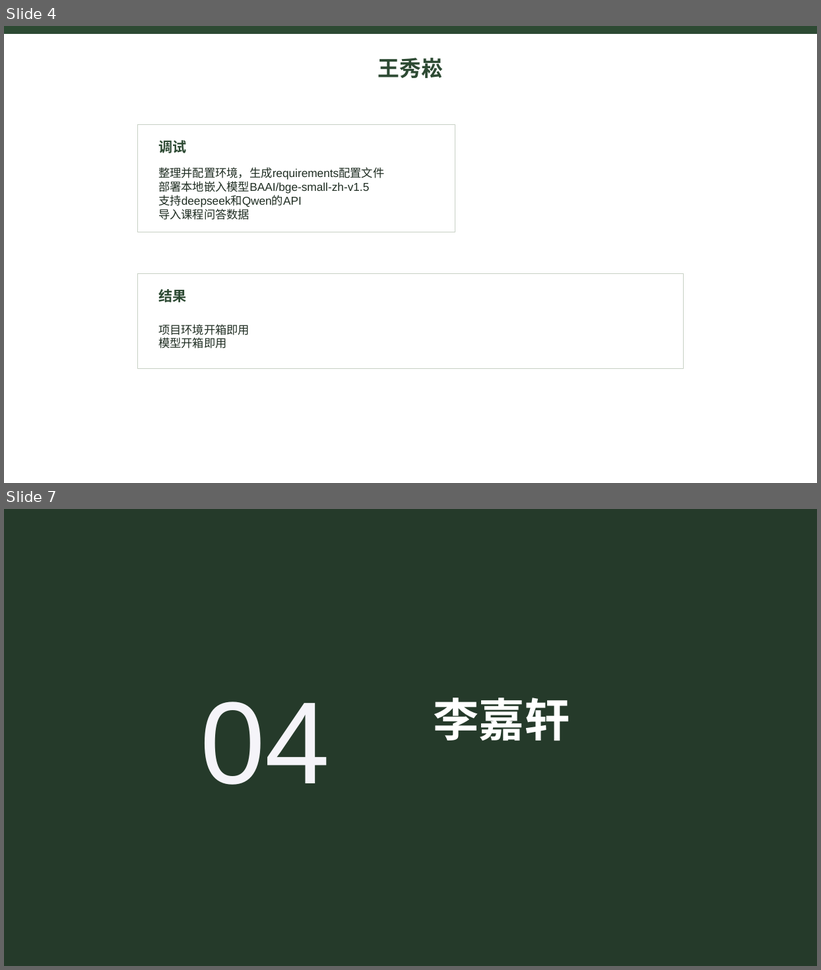
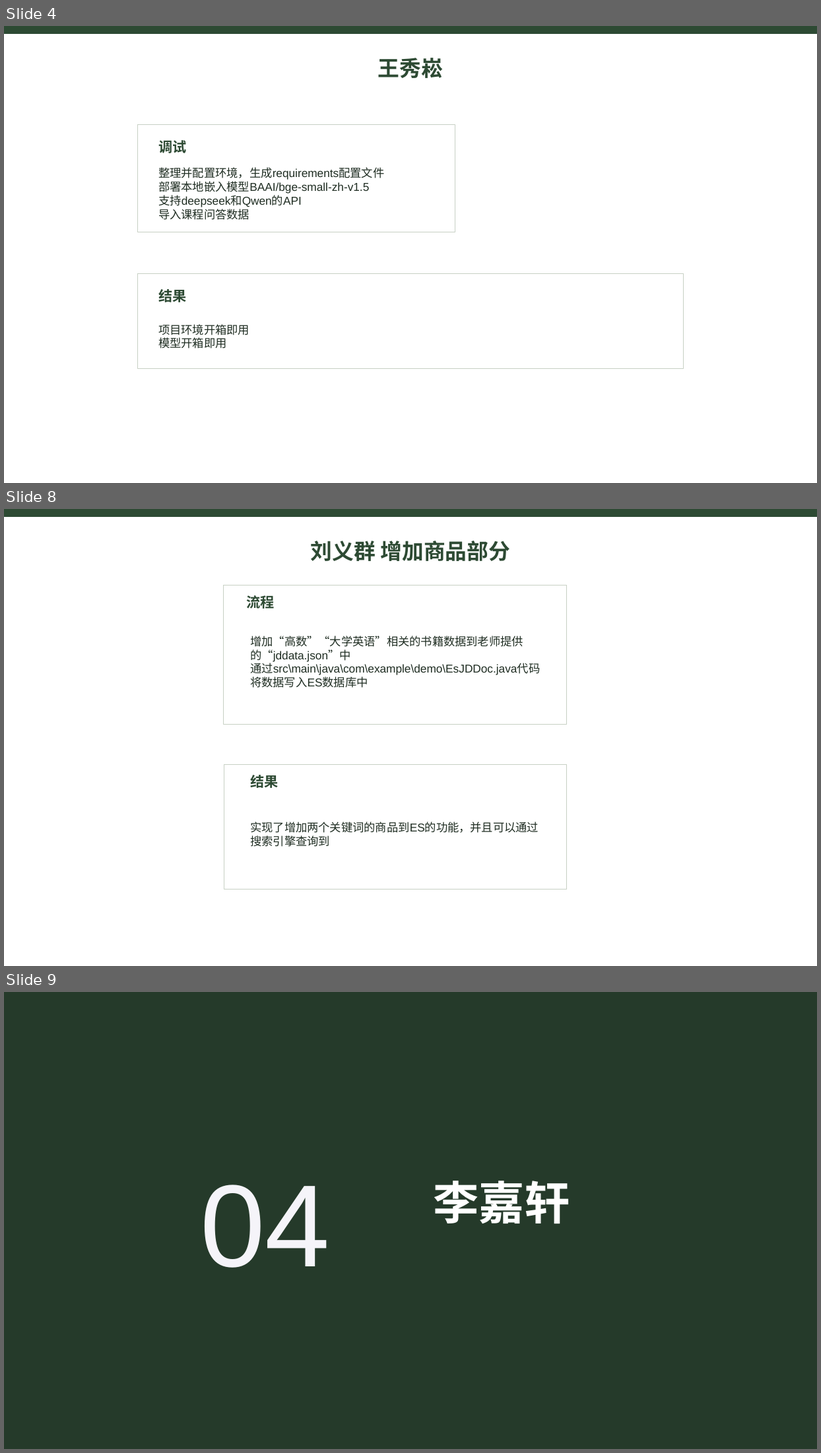
Before and after one commit to fivekilo/myrag, a slide deck: report/搜索引擎总结.pptx. Shown one above the other, each under a label of ours: slides 4 and 7 before the commit, slides 4, 8 and 9 after it; the slides between them are not shown. The pictures are 821x970 and 821x1453 pixels, drawn with LibreOffice and Linux fonts; fonts in the diff are those of the drawing. Boxes give left, top, right and bottom in pixels: in the first picture for what was removed or moved away, otherwise in the second. Text is boxed around its words. In the diff, an @@ line names an element or a change of style, - is before the commit and + after.

Commit message:
增加刘义群的部分

```diff
--- a/report/搜索引擎总结.pptx
+++ b/report/搜索引擎总结.pptx
@@ slide 8 added at (4,509,817,966), background #FFFFFF @@
@@ rectangle added at (4,509,817,516), fill #2D4A33, outline #2D4A33 0 pt @@
@@ text added at (311,541,511,561), 25.5 pt, text #2D4A33, bold @@
+刘义群 增加商品部分
@@ rectangle added at (224,586,567,725), fill #FFFFFF, outline #C7D0C4 0.75 pt @@
@@ text added at (246,595,274,609), 16.5 pt, text #2D4A33, bold @@
+流程
@@ text added at (250,636,540,675), 13.5 pt, text #1F2D22 @@
+增加“高数”“大学英语”相关的书籍数据到老师提供的“jddata.json”中
+通过src\main\java\com\example\demo\EsJDDoc.java代码将数据写入ES数据库中
@@ rectangle added at (224,765,566,890), fill #FFFFFF, outline #C7D0C4 0.75 pt @@
@@ text added at (250,775,278,788), 16.5 pt, text #2D4A33, bold @@
+结果
@@ text added at (250,822,539,847), 13.5 pt, text #1F2D22 @@
+实现了增加两个关键词的商品到ES的功能，并且可以通过搜索引擎查询到
@@ what was slide 7 is now slide 9 @@
```
Also in this commit, not shown: 2 slides changed, 1 other slide added, 1 other file.
